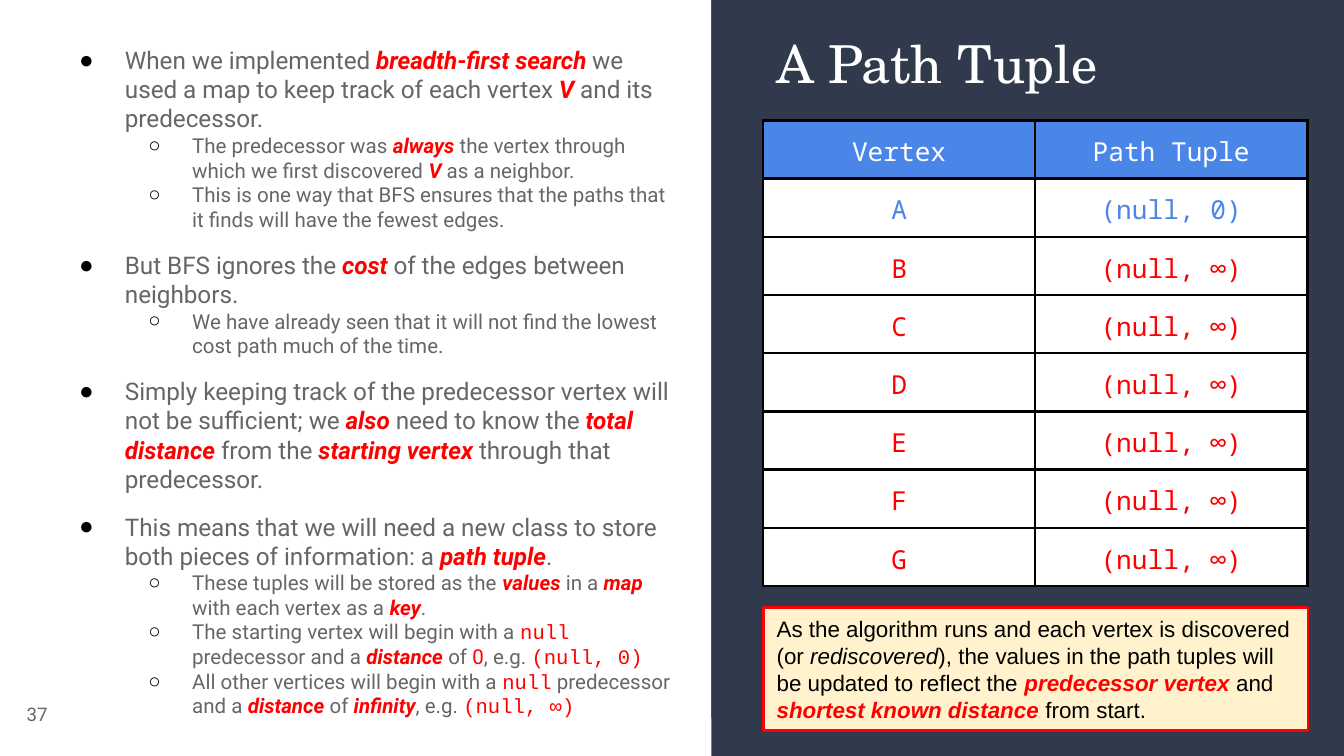
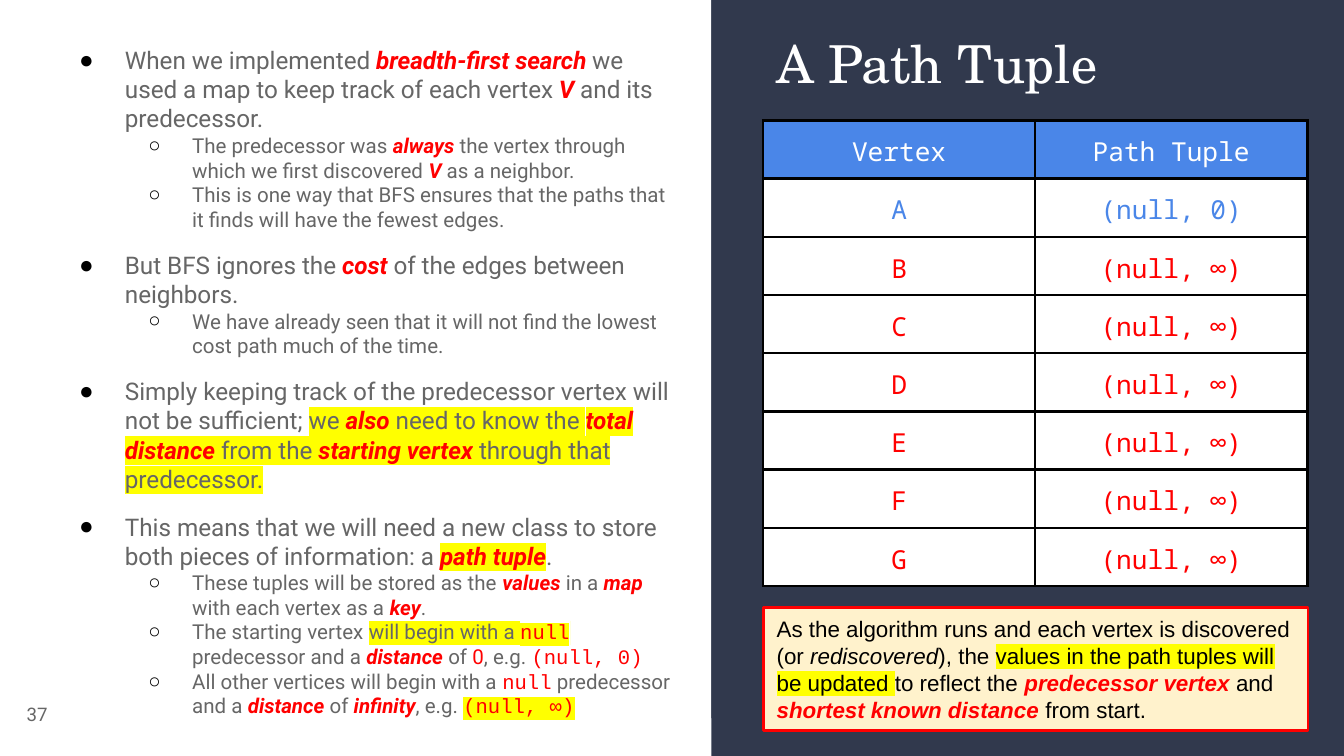
Before and after one commit to alam-tanweer/DailyFolder, a slide deck: slide 37 of CourseContent/Unit 13_Algorithm/tanweer/13_ Algorithms - ta.pptx. Drawn at 1344x756 pixels with LibreOffice and Linux fonts; fonts in the diff are those of the drawing. Boxes give left, top, right and bottom in pixels: in the first picture for what was removed or moved away, otherwise in the second. Text is boxed around its words. In the diff, an @@ line names an element or a change of style, - is before the commit and + after.

```diff
--- a/CourseContent/Unit 13_Algorithm/tanweer/13_ Algorithms - ta.pptx
+++ b/CourseContent/Unit 13_Algorithm/tanweer/13_ Algorithms - ta.pptx
@@ text at (x1=125, y1=381, x2=670, y2=718): highlight none to #FFFF00 in "we also need to know the total ...", "path tuple.", "will begin with a null", "(null, ∞)" @@
@@ text "As the algorithm runs and ..." at (x1=763, y1=601, x2=1308, y2=737): highlight none to #FFFF00 in "values in the path tuples will be ..." @@
```
Also in this commit, not shown: 36 other slides changed, 5 other files.
